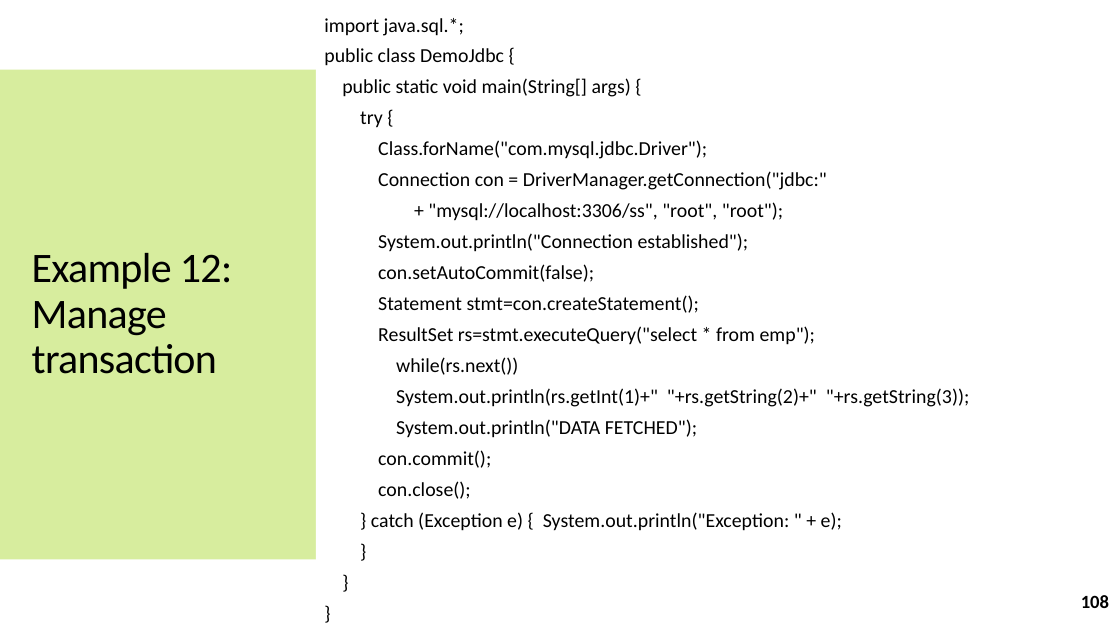
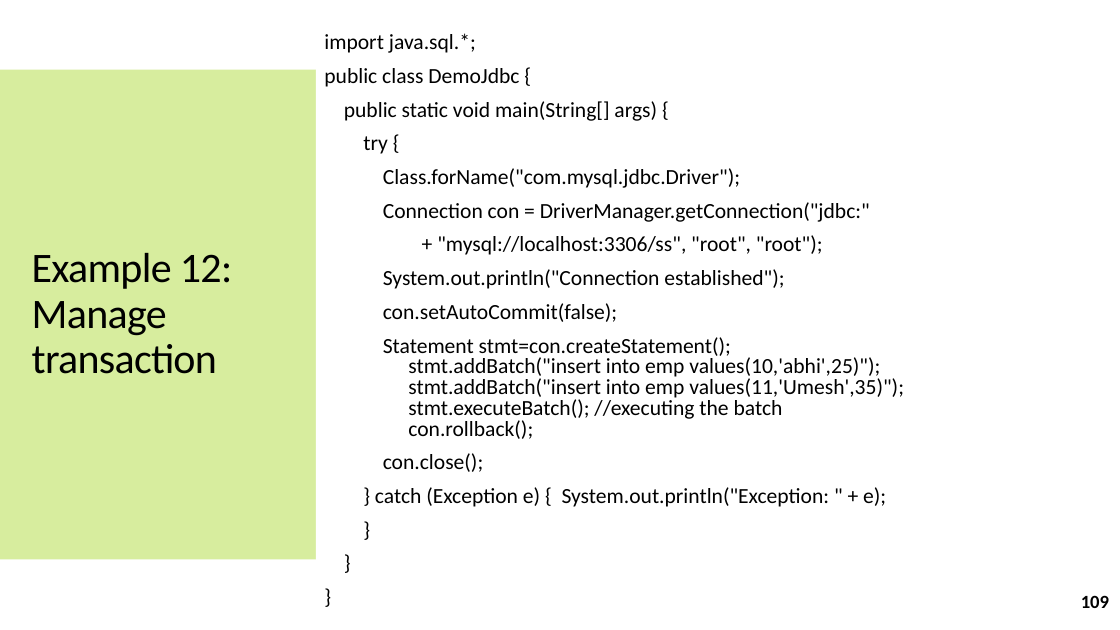
Before and after one commit to jrambasana/AJP2022-code, a slide deck: slide 109 of AJP Slides/AJP - Unit 2 - JDBC.pptx (slide 108 before the commit). Drawn at 1120x630 pixels with LibreOffice and Linux fonts; fonts in the diff are those of the drawing. Boxes give left, top, right and bottom in pixels: in the first picture for what was removed or moved away, otherwise in the second. Text is boxed around its words. In the diff, an @@ line names an element or a change of style, - is before the commit and + after.

```diff
--- a/AJP Slides/AJP - Unit 2 - JDBC.pptx
+++ b/AJP Slides/AJP - Unit 2 - JDBC.pptx
@@ text at <box>324,33,886,507</box>: size 17 to 18.5 pt in "import java.sql.*;", "public class DemoJdbc {", "public static void main(String[] args) {", "try {" and 11 more places @@
@@ text at <box>408,355,904,439</box>: text changed; size 17 to 18.5 pt @@
-ResultSet rs=stmt.executeQuery("select * from emp");
-while(rs.next())
-System.out.println(rs.getInt(1)+" "+rs.getString(2)+" "+rs.getString(3));
-System.out.println("DATA FETCHED");
-con.commit();
+stmt.addBatch("insert into emp values(10,'abhi',25)");
+stmt.addBatch("insert into emp values(11,'Umesh',35)");
+stmt.executeBatch(); //executing the batch
+con.rollback();
@@ page number at <box>1081,595,1109,608</box>: text changed @@
-108
+109
```
Also in this commit, not shown: 4 other slides changed, 1 slide added.
